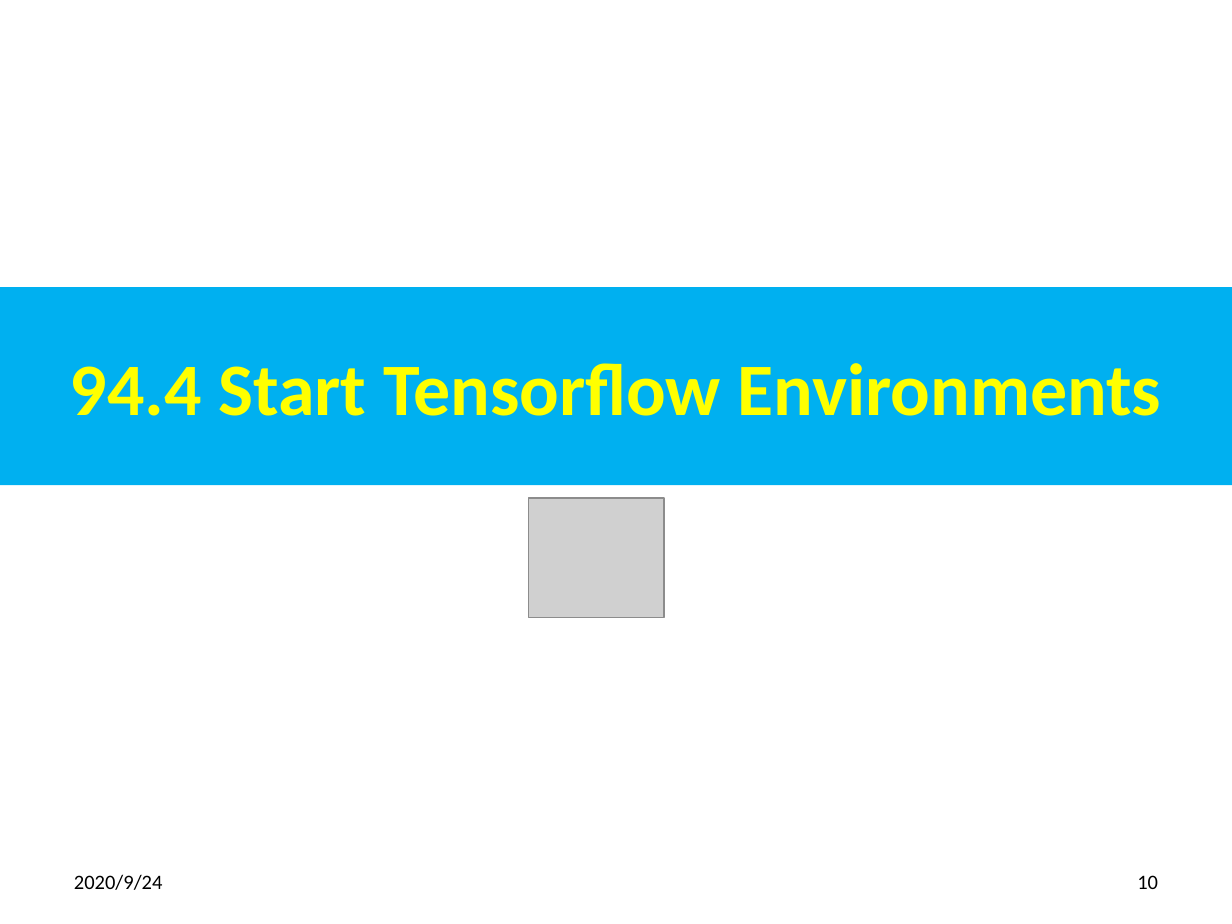
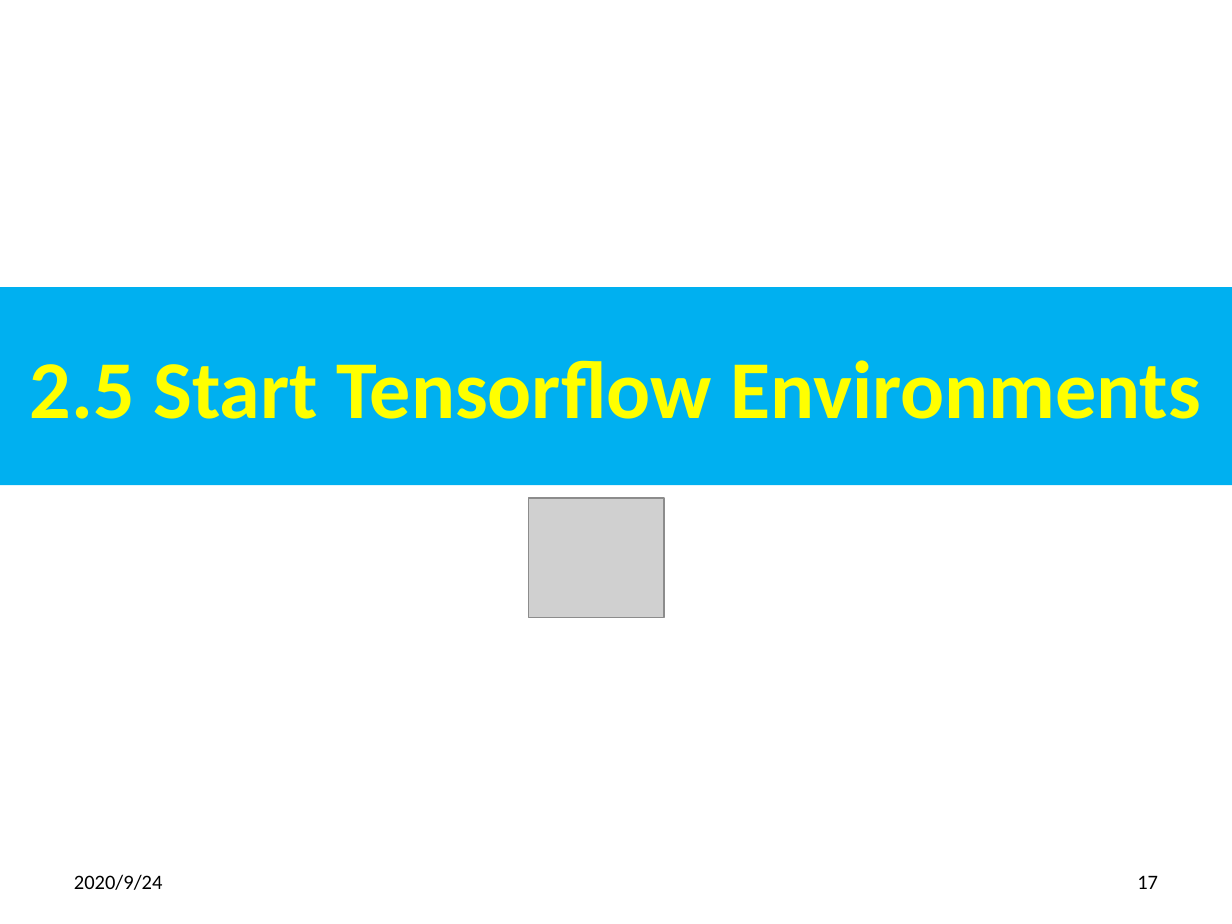
Before and after one commit to peterhchen/900_Python_ML_DS_DL, a slide deck: slide 17 of 002_SetupRunTensorflow.pptx (slide 10 before the commit). Drawn at 1232x924 pixels with LibreOffice and Linux fonts; fonts in the diff are those of the drawing; grey boxes stand for pictures. Boxes give left, top, right and bottom in pixels: in the first picture for what was removed or moved away, otherwise in the second. Text is boxed around its words. In the diff, an @@ line names an element or a change of style, - is before the commit and + after.

```diff
--- a/002_SetupRunTensorflow.pptx
+++ b/002_SetupRunTensorflow.pptx
@@ title at (x1=30, y1=360, x2=1201, y2=419): text changed; size 43.2 to 48 pt @@
-94.4 Start Tensorflow Environments
+2.5 Start Tensorflow Environments
@@ page number at (x1=1137, y1=875, x2=1158, y2=889): text changed @@
-10
+17
```
Also in this commit, not shown: 17 other slides changed, 7 slides added.
